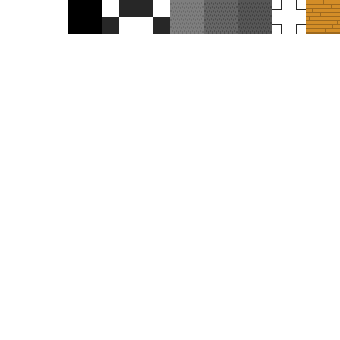
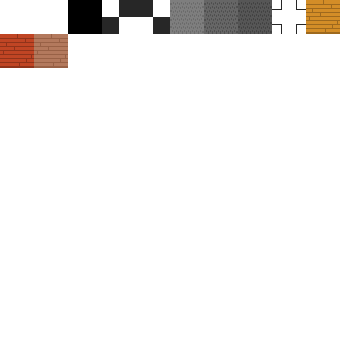
Revision of a layered 340px x 340px image; what changed, layer by layer:
painted on "Background" over [0, 34, 68, 68]
